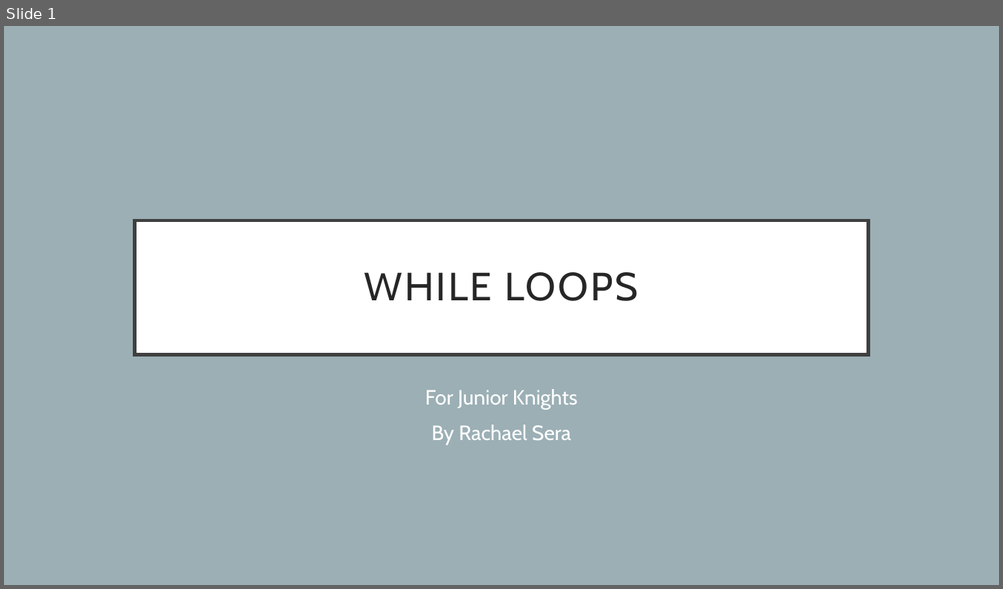
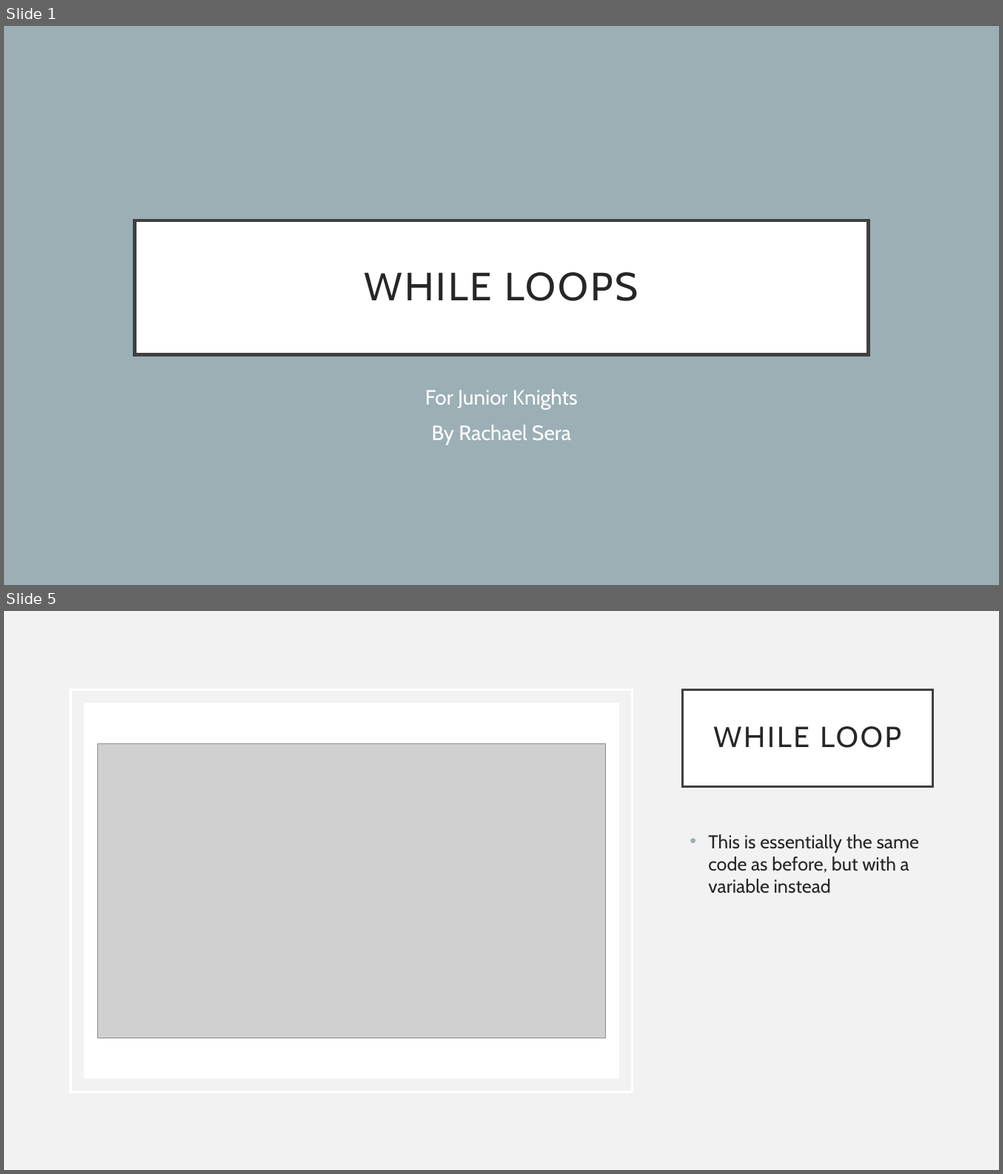
Before and after one commit to rsera/Junior-Knights, a slide deck: Python Day 4 While Loops.pptx. Shown one above the other, each under a label of ours: slide 1 before the commit, slides 1 and 5 after it; the slides between them are not shown. The pictures are 1003x589 and 1003x1174 pixels, drawn with LibreOffice and Linux fonts; fonts in the diff are those of the drawing; grey boxes stand for pictures. Boxes give left, top, right and bottom in pixels: in the first picture for what was removed or moved away, otherwise in the second. Text is boxed around its words. In the diff, an @@ line names an element or a change of style, - is before the commit and + after.

```diff
--- a/Python Day 4 While Loops.pptx
+++ b/Python Day 4 While Loops.pptx
@@ slide 5 added at [4,611,999,1170], background #F2F2F2 @@
@@ rectangle added at [71,689,632,1092], outline #FFFFFF 2.5 pt @@
@@ title added at [683,689,932,786], fill #FFFFFF, outline #404040 2.5 pt, 28 pt, text #262626 @@
+WHILE LOOP
@@ rectangle added at [84,703,619,1079], fill #FFFFFF @@
@@ picture added at [97,743,606,1039] @@
@@ text added at [708,834,919,894], 18 pt, text #262626 @@
+• This is essentially the same code as before, but with a variable instead
```
Also in this commit, not shown: 7 slides changed, 3 other slides added, 1 slide removed, 1 other file.
